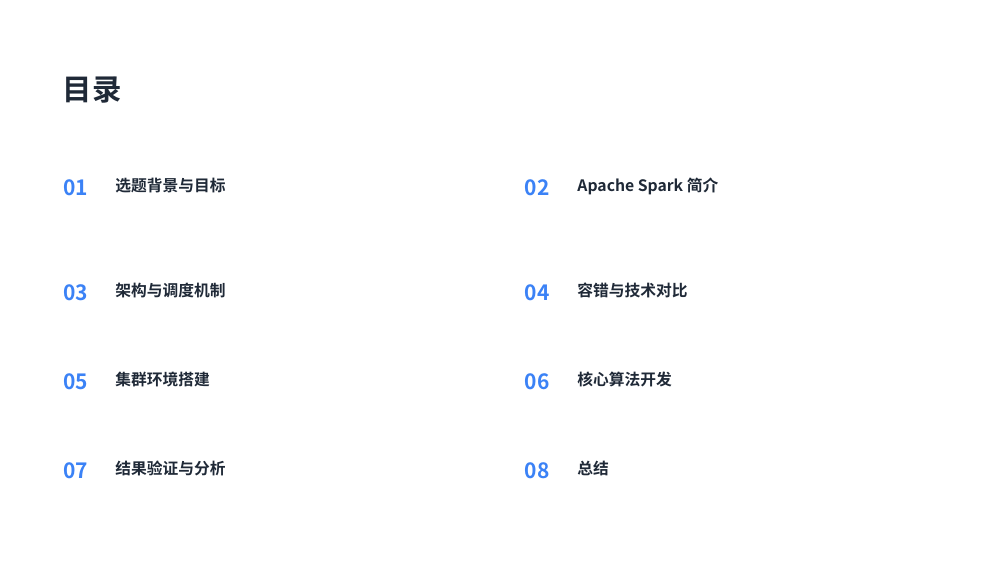
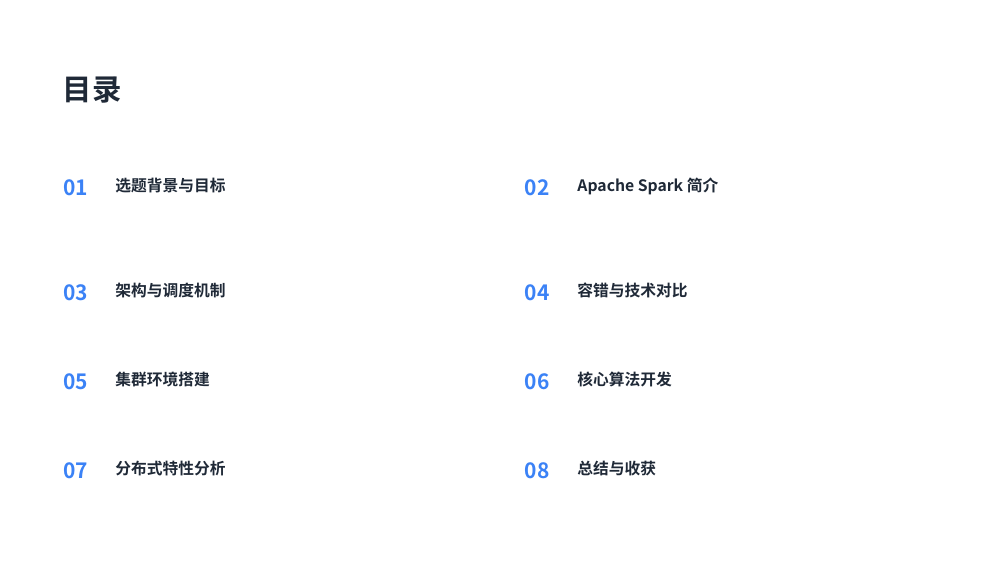
Before and after one commit to fxq45/spark-distributed-lab, a slide deck: slide 2 of docs/基于Apache Spark的分布式计算实验-内容修改.pptx. Drawn at 1008x567 pixels with LibreOffice and Linux fonts; fonts in the diff are those of the drawing. Boxes give left, top, right and bottom in pixels: in the first picture for what was removed or moved away, otherwise in the second. Text is boxed around its words. In the diff, an @@ line names an element or a change of style, - is before the commit and + after.

```diff
--- a/docs/基于Apache Spark的分布式计算实验-内容修改.pptx
+++ b/docs/基于Apache Spark的分布式计算实验-内容修改.pptx
@@ text at <box>115,460,225,476</box>: text changed @@
-结果验证与分析
+分布式特性分析
@@ text at <box>577,460,656,476</box>: text changed @@
-总结
+总结与收获
```
Also in this commit, not shown: 11 other slides changed, 1 slide added, 1 slide removed, 8 other files.
